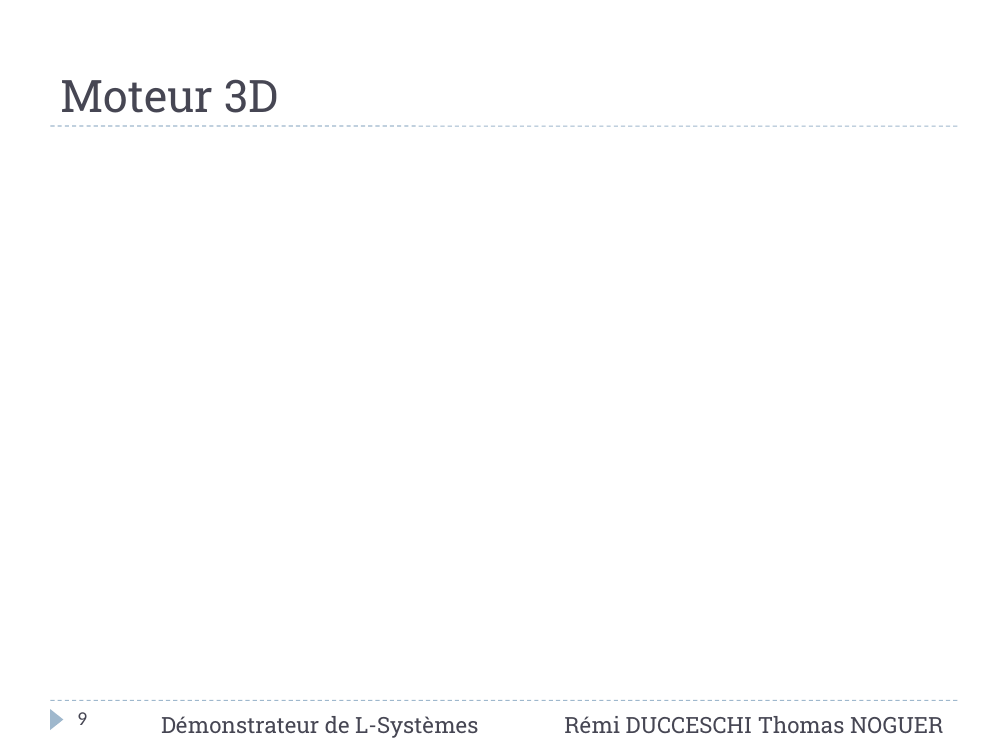
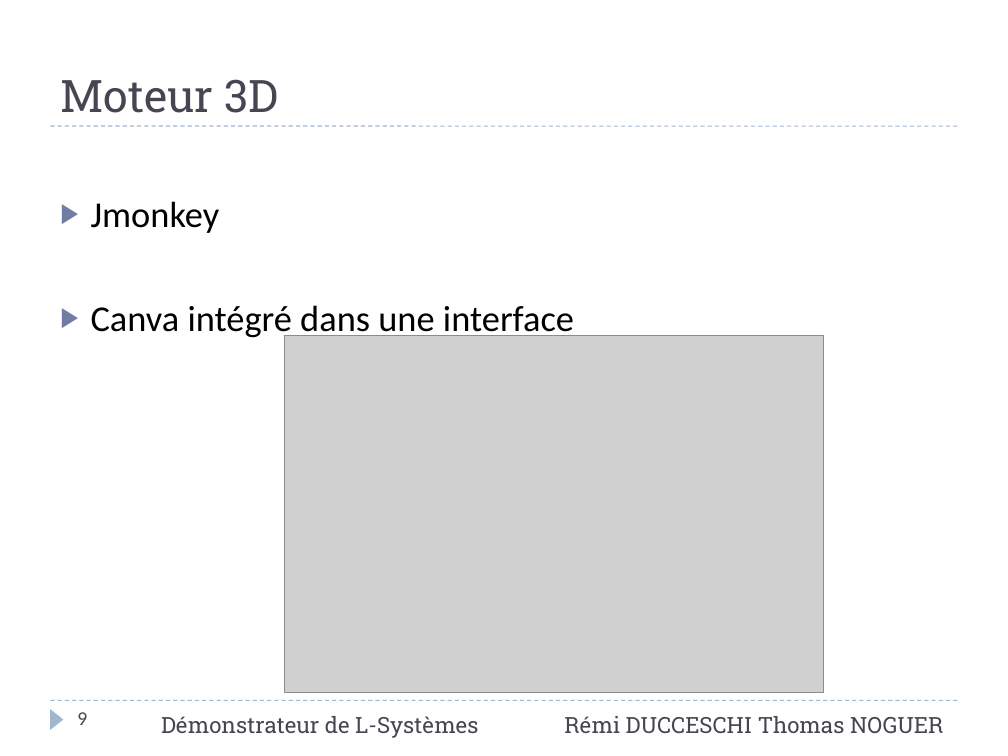
Before and after one commit to Cepheus/L-Systems, a slide deck: slide 9 of doc/Rapport/Présentation.pptx. Drawn at 1008x756 pixels with LibreOffice and Linux fonts; fonts in the diff are those of the drawing; grey boxes stand for pictures. Boxes give left, top, right and bottom in pixels: in the first picture for what was removed or moved away, otherwise in the second. Text is boxed around its words. In the diff, an @@ line names an element or a change of style, - is before the commit and + after.

```diff
--- a/doc/Rapport/Présentation.pptx
+++ b/doc/Rapport/Présentation.pptx
@@ text added at box(91, 201, 574, 340), 26 pt, text #000000 @@
+▶ Jmonkey
+▶ Canva intégré dans une interface
@@ picture added at box(285, 336, 825, 692) @@
```
Also in this commit, not shown: 9 other slides changed, 1 slide added, 1 slide removed.
